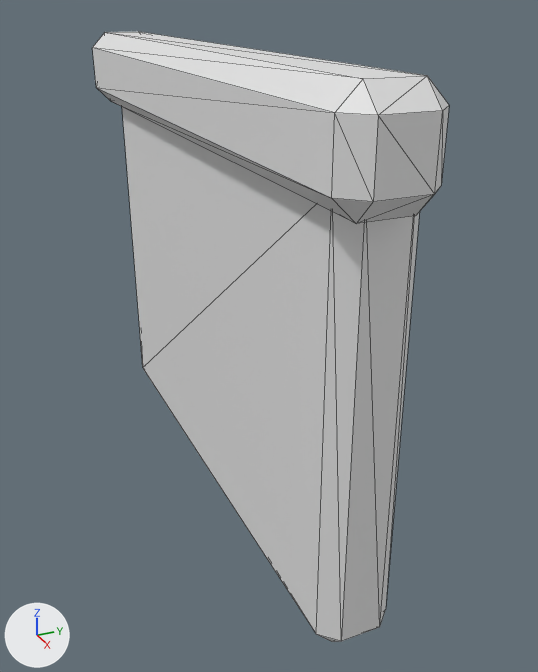
What one commit did to the glTF model assets/source/buildings/directorate/sources/industrial/fuel_refinery/kit/idle_gate.gltf.
One viewpoint serves both versions: a camera (50 mm lens) standing at (0.25, -0.509, -0.185) and looking at (0.015, -0.403, -0.302). Every picture has the same lights, and +X, +Y and +Z are marked at lower left. The picture after the commit comes second. Mesh edges are drawn as thin lines. Vertices at exactly the same position are counted once.

Before the edit, the objects in view are built like this:
```python
me_idle_gate = bpy.data.meshes.new('idle_gate')
me_idle_gate.from_pydata(...)  # 48 vertices, 88 faces; spans x -0.12..0.12, y -0.433..-0.4, z -0.37..-0.2
ob_idle_gate = bpy.data.objects.new('idle_gate', me_idle_gate)
ob_idle_gate.location = (0.0, 0.0, 0.0)
```
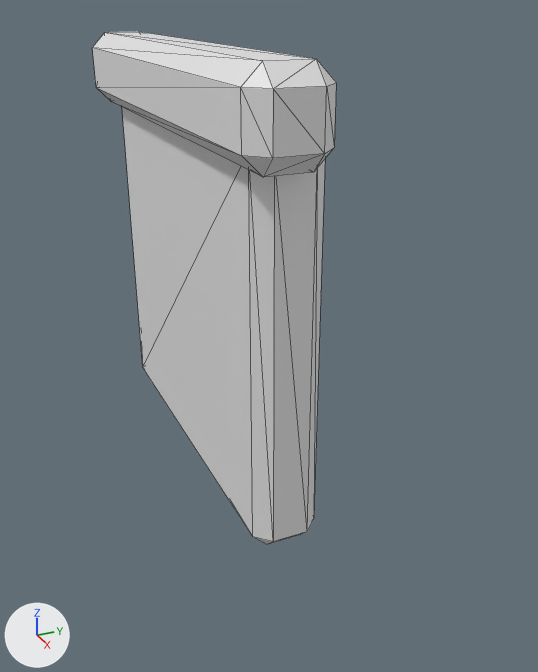
The newer file is also turned or shifted as a whole; pictures and numbers use the older file's frame.

Where the change shows, as pixel boxes (x1, y1, x2, y2) in the pictures (538 x 672 px):
```json
{"object": "idle_gate", "change": "reshaped", "before": [92, 32, 449, 642], "after": [92, 32, 336, 545], "on screen": "32% narrower, 16% shorter"}
```

The change, as JSON lines over the scene's bpy script:
```json
{"block": "me_idle_gate", "where": "# used by ob_idle_gate; location = (0.0, 0.0, 0.0)"}
{"op": "remove", "block": "me_idle_gate", "code": "me_idle_gate.from_pydata(...)  # 48 vertices, 88 faces; spans x -0.12..0.12, y -0.433..-0.4, z -0.37..-0.2"}
{"op": "add", "block": "me_idle_gate", "code": "me_idle_gate.from_pydata(...)  # 48 vertices, 88 faces; spans x -0.12..0.07, y -0.433..-0.4, z -0.37..-0.2"}
{"block": "me_idle_gate", "change": "me_idle_gate part 1: all 24 vertices in x 0.099..0.12, y -0.433..-0.4, z -0.37..-0.2 are moved by (-0.05, 0.0, 0.0)"}
```
